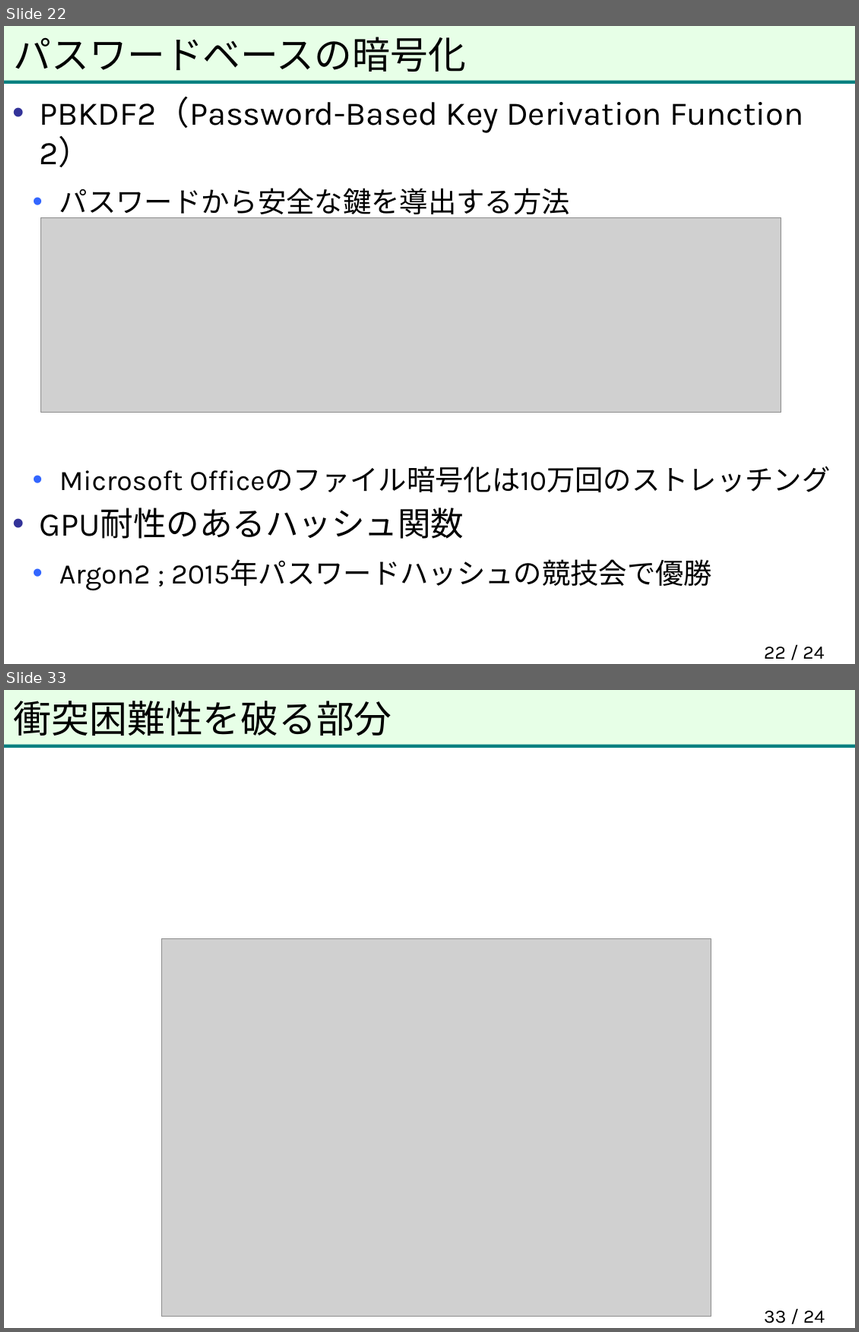
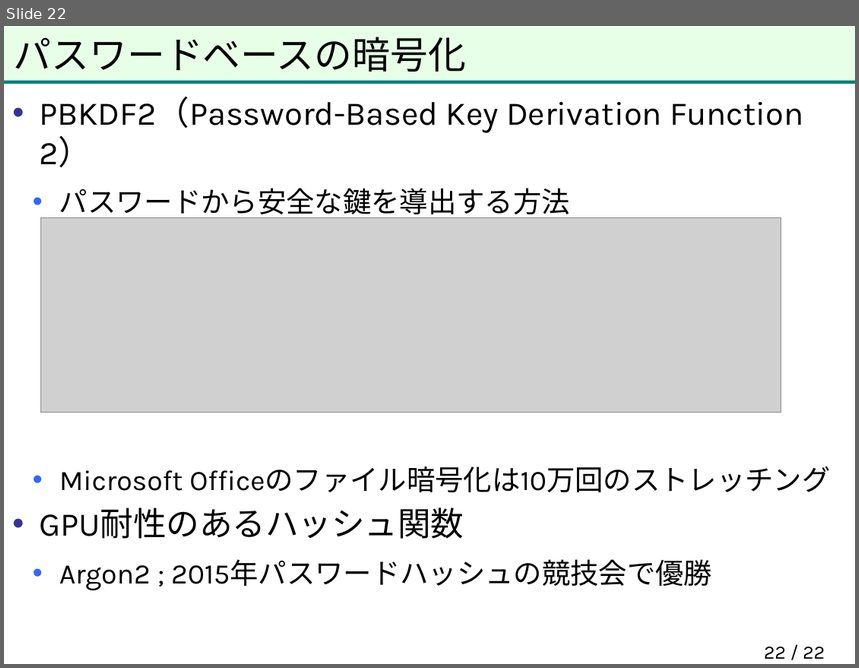
Before and after one commit to herumi/anninbon, a slide deck: lec/anninbon6.pptx. Shown one above the other, each under a label of ours: slides 22 and 33 before the commit, slide 22 after it; the slides between them are not shown. The pictures are 859x1332 and 859x668 pixels, drawn with LibreOffice and Linux fonts; fonts in the diff are those of the drawing; grey boxes stand for pictures; background and template pictures are left out. Boxes give left, top, right and bottom in pixels: in the first picture for what was removed or moved away, otherwise in the second. Text is boxed around its words. In the diff, an @@ line names an element or a change of style, - is before the commit and + after.

```diff
--- a/lec/anninbon6.pptx
+++ b/lec/anninbon6.pptx
@@ slide 33 removed at (4,690,855,1328), background picture (left out); not listed: 2 template elements that a slide beside it also shows @@
@@ title removed at (14,701,392,736) @@
-衝突困難性を破る部分
@@ picture removed at (161,939,712,1317) @@
@@ page number removed at (764,1311,825,1324) @@
-33 / 24
@@ page number at (764,647,825,659): text changed @@
-22 / 24
+22 / 22
```
Also in this commit, not shown: 15 other slides removed, 1 other file.
